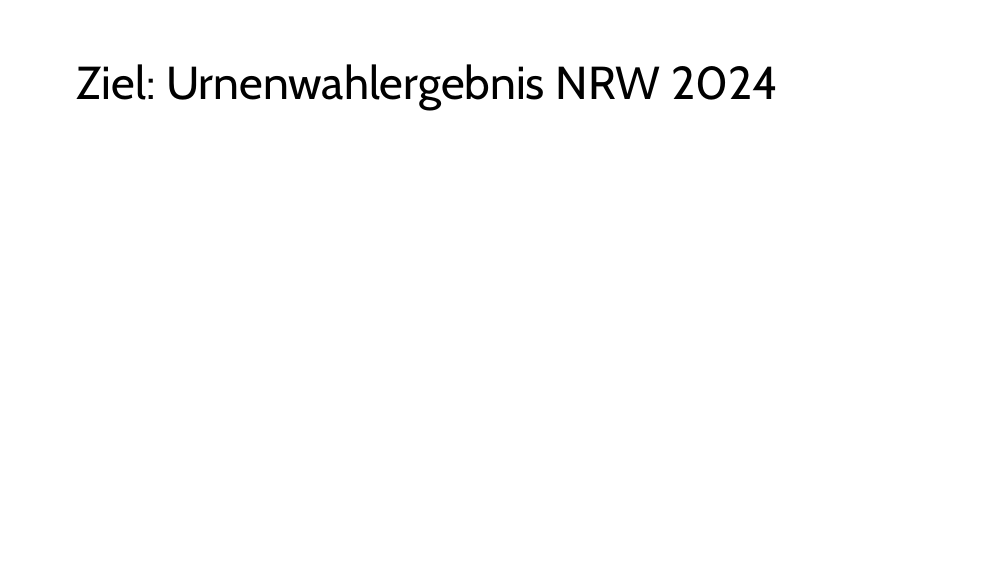
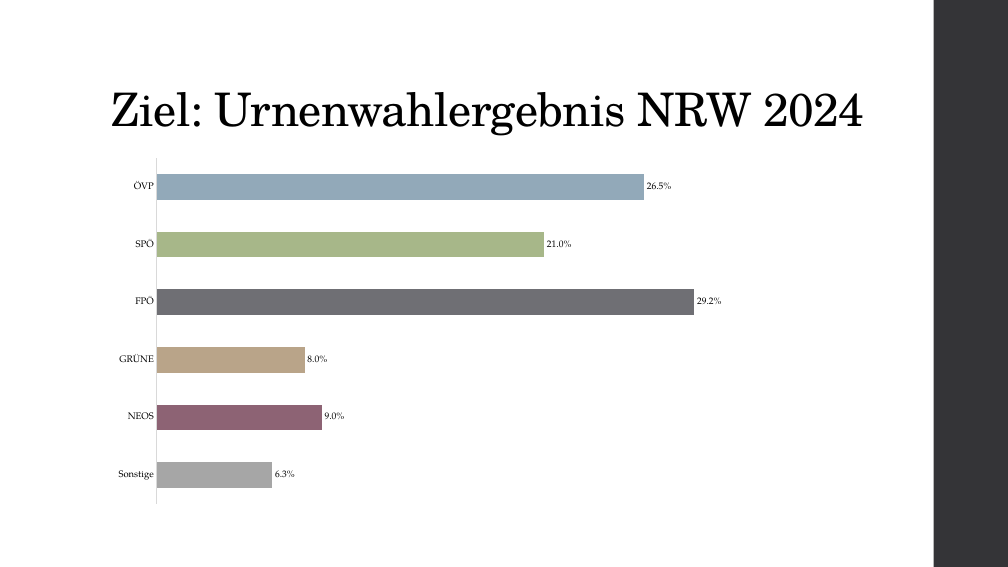
Before and after one commit to ClaraHimmelbauer/hirschwang-hochrechnung, a slide deck: slide 9 of report/presentation.pptx (slide 7 before the commit). Drawn at 1008x567 pixels with LibreOffice and Linux fonts; fonts in the diff are those of the drawing. Boxes give left, top, right and bottom in pixels: in the first picture for what was removed or moved away, otherwise in the second. Text is boxed around its words. In the diff, an @@ line names an element or a change of style, - is before the commit and + after.

```diff
--- a/report/presentation.pptx
+++ b/report/presentation.pptx
@@ rectangle added at (934,0,1008,567), fill #353537 @@
@@ title "Ziel: Urnenwahlergebnis NRW 2024": place and size @@
-title "Ziel: Urnenwahlergebnis NRW 2024" at (77,64,778,110)
+title "Ziel: Urnenwahlergebnis NRW 2024" at (112,92,864,136)
@@ title "Ziel: Urnenwahlergebnis NRW 2024" at (112,92,864,136): font Cabin to TeX Gyre Schola, letter spacing 0 to -0.5 pt; vertical alignment middle to bottom @@
@@ bar chart added at (104,151,815,511) @@
+categories: Sonstige, NEOS, GRÜNE, FPÖ, SPÖ, ÖVP
+Series 1: 0.063, 0.09, 0.08, 0.292, 0.21, 0.265
```
Also in this commit, not shown: 8 other slides changed, 2 slides added, 1 other file.
